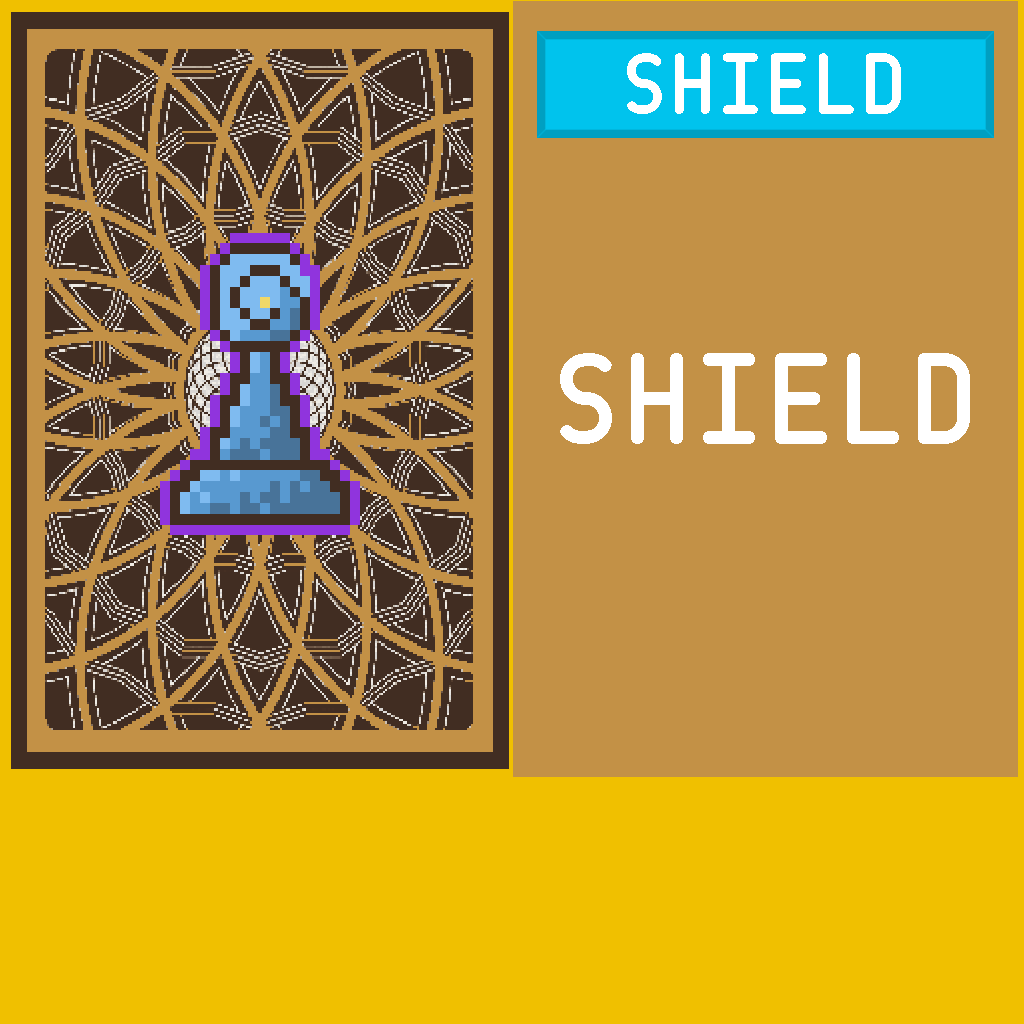
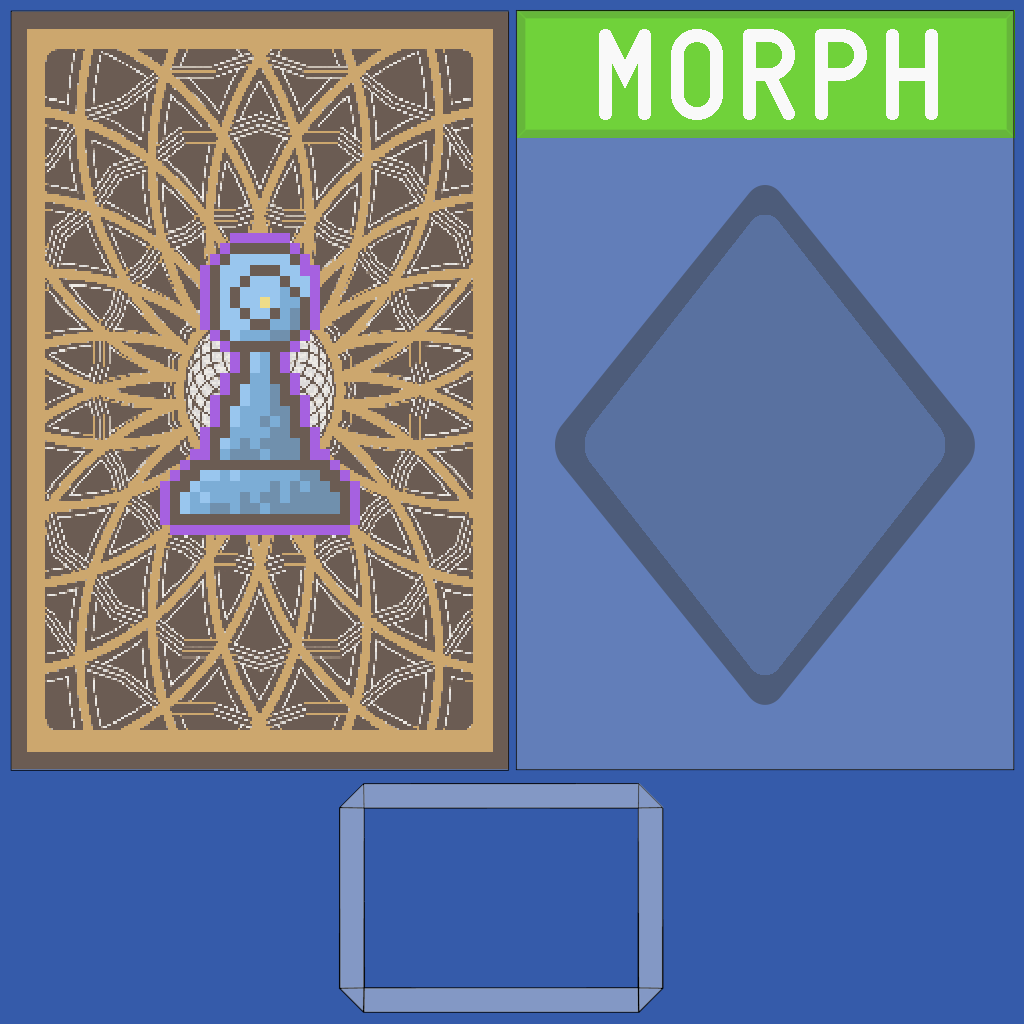
The second (1024, 1024) image is a revision of the first. Changes to its layers:
showed "UV_UI_Card" over [10, 9, 1015, 1013]
hid group "Shield" (4 layers) over [517, 10, 1015, 444]
painted on "SHIELD" over [562, 29, 973, 120]
painted on "Header Box" (5th of 6, in "Other Cards" › "Shield" › "Common") over [517, 10, 1015, 138]
showed group "Movement Cards" (13 layers) over [517, 10, 1015, 704]
painted on "MORPH" over [599, 29, 938, 120]
painted on "Header Box" (6th of 6, in "Movement Cards" › "Common") over [517, 10, 1015, 138]
"Card Base": opacity 100% → 20%, painted on it over [513, 1, 1018, 777]
added layer "Card Base Outline" (50%) in group "Common" over [555, 185, 975, 705]
hid "Rim Gold" over [0, 0, 1024, 1024]
showed "Rim Blue" over [0, 0, 1024, 1024]
